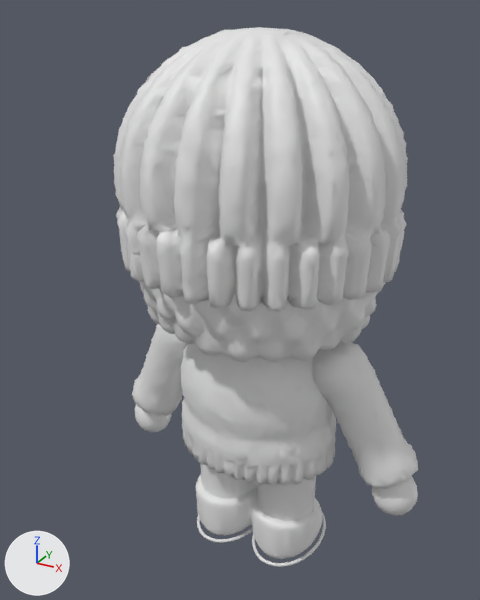
One commit to the glTF model art/characters/knit_camper/knit_camper.glb: the scene before it, then after it.
Rendered twice from a 50 mm lens placed at (0.748, -1.467, 1.54), pointed at (-0.033, -0.046, 0.83). The axes (+X, +Y, +Z) are drawn at lower left. The lights are the same throughout. The first picture is the older version.

Objects in the first picture: 'knit_camper'.
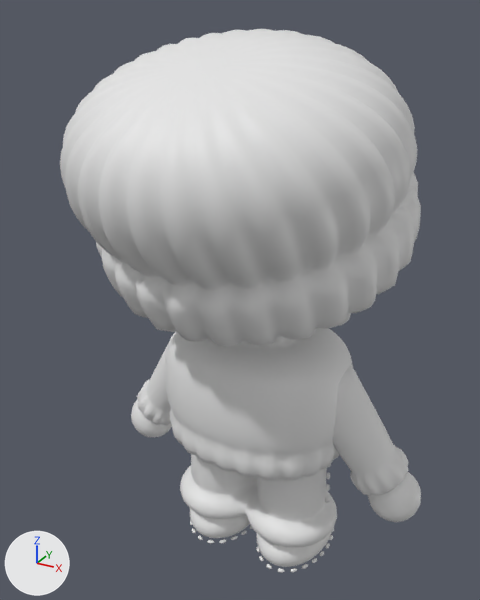
Commit message: Proposed: knitted camper rebuilt from the owner's turnaround

The change, as JSON lines over the scene's bpy script:
```json
{"block": "me_knit_camper", "where": "# used by ob_knit_camper; location = (0.0, 0.0, 0.0)"}
{"op": "remove", "block": "me_knit_camper", "code": "me_knit_camper.from_pydata(...)  # 13941 vertices, 27734 faces; spans x -0.473..0.473, y -0.354..0.343, z 0.001..1.5"}
{"op": "add", "block": "me_knit_camper", "code": "me_knit_camper.from_pydata(...)  # 18528 vertices, 36313 faces; spans x -0.484..0.484, y -0.511..0.376, z 0.0..1.497"}
{"block": "me_knit_camper", "change": "me_knit_camper part 1: the loose piece of 4858 vertices spanning x -0.365..0.366, y -0.354..0.343, z 0.933..1.5 is rebuilt with 5153 vertices and now spans x -0.406..0.406, y -0.511..0.339, z 0.841..1.497"}
{"block": "me_knit_camper", "change": "me_knit_camper part 2: the loose piece of 1659 vertices spanning x -0.24..0.238, y -0.194..0.194, z 0.334..0.807 is rebuilt with 3072 vertices and now spans x -0.27..0.27, y -0.216..0.216, z 0.386..0.8"}
{"block": "me_knit_camper", "change": "me_knit_camper part 3: the loose piece of 927 vertices spanning x -0.205..0.205, y -0.157..0.157, z 0.044..0.459 is rebuilt with 1710 vertices and now spans x -0.255..0.256, y -0.168..0.168, z 0.048..0.509"}
{"block": "me_knit_camper", "change": "me_knit_camper part 4: the loose piece of 578 vertices spanning x -0.198..0.198, y -0.107..0.176, z 0.001..0.18 is rebuilt with 400 vertices and now spans x -0.231..-0.009, y -0.125..0.208, z 0.0..0.149"}
{"block": "me_knit_camper", "change": "me_knit_camper part 5: the loose piece of 546 vertices spanning x -0.467..-0.158, y -0.083..0.114, z 0.336..0.748 is rebuilt with 1056 vertices and now spans x -0.442..-0.136, y -0.076..0.114, z 0.309..0.669"}
{"block": "me_knit_camper", "change": "me_knit_camper part 6: the loose piece of 531 vertices spanning x 0.158..0.467, y -0.083..0.113, z 0.336..0.748 is rebuilt with 1056 vertices and now spans x 0.136..0.442, y -0.076..0.114, z 0.309..0.669"}
{"block": "me_knit_camper", "change": "me_knit_camper part 7: the loose piece of 133 vertices spanning x 0.348..0.473, y -0.017..0.099, z 0.242..0.377 is rebuilt with 219 vertices and now spans x 0.338..0.484, y -0.03..0.11, z 0.225..0.375"}
{"block": "me_knit_camper", "change": "me_knit_camper part 8: the loose piece of 131 vertices spanning x -0.473..-0.348, y -0.017..0.099, z 0.242..0.377 is rebuilt with 219 vertices and now spans x -0.484..-0.338, y -0.03..0.111, z 0.226..0.376"}
{"block": "me_knit_camper", "change": "me_knit_camper part 9: the loose piece of 110 vertices spanning x 0.181..0.191, y -0.005..0.005, z 0.14..0.34 is deleted"}
{"block": "me_knit_camper", "change": "me_knit_camper part 10: 2270 vertices removed from x -0.331..0.331, y -0.309..0.19, z 0.03..0.971; 3555 vertices added at x -0.35..0.352, y -0.212..0.376, z 0.0..1.193"}
{"block": "me_knit_camper", "change": "other edits to the shape of me_knit_camper do not show in these pictures"}
```

Where the change shows, as pixel boxes (x1, y1, x2, y2) in the pictures (480 x 600 px; the box of a moved part takes in the faces that stretch with it):
```json
{"object": "knit_camper", "change": "reshaped", "before": [113, 27, 418, 567], "after": [60, 29, 421, 573], "on screen": "18% wider"}
{"part": 1, "of": "me_knit_camper", "change": "rebuilt", "before": [113, 27, 408, 312], "after": [60, 29, 421, 347], "on screen": "22% wider, 12% taller"}
{"part": 2, "of": "me_knit_camper", "change": "rebuilt", "before": [180, 343, 336, 486], "after": [165, 328, 353, 481]}
{"part": 3, "of": "me_knit_camper", "change": "rebuilt", "before": [201, 464, 313, 521], "after": [180, 454, 337, 548]}
{"part": 4, "of": "me_knit_camper", "change": "rebuilt", "before": [196, 474, 322, 559], "after": [190, 509, 250, 538]}
{"part": 5, "of": "me_knit_camper", "change": "rebuilt", "before": [132, 324, 188, 416], "after": [137, 332, 176, 426]}
{"part": 6, "of": "me_knit_camper", "change": "rebuilt", "before": [312, 342, 418, 488], "after": [333, 365, 409, 495]}
{"part": 7, "of": "me_knit_camper", "change": "rebuilt", "before": [372, 476, 418, 516], "after": [368, 472, 421, 522], "on screen": "15% wider, 24% taller"}
{"part": 8, "of": "me_knit_camper", "change": "rebuilt", "before": [134, 405, 172, 432], "after": [131, 400, 172, 438]}
{"part": 9, "of": "me_knit_camper", "change": "deleted", "before": [312, 475, 316, 512]}
{"part": 10, "of": "me_knit_camper", "change": "moved or reshaped", "before": [139, 281, 386, 567], "after": [190, 313, 351, 573], "on screen": "mostly hidden afterwards"}
```
